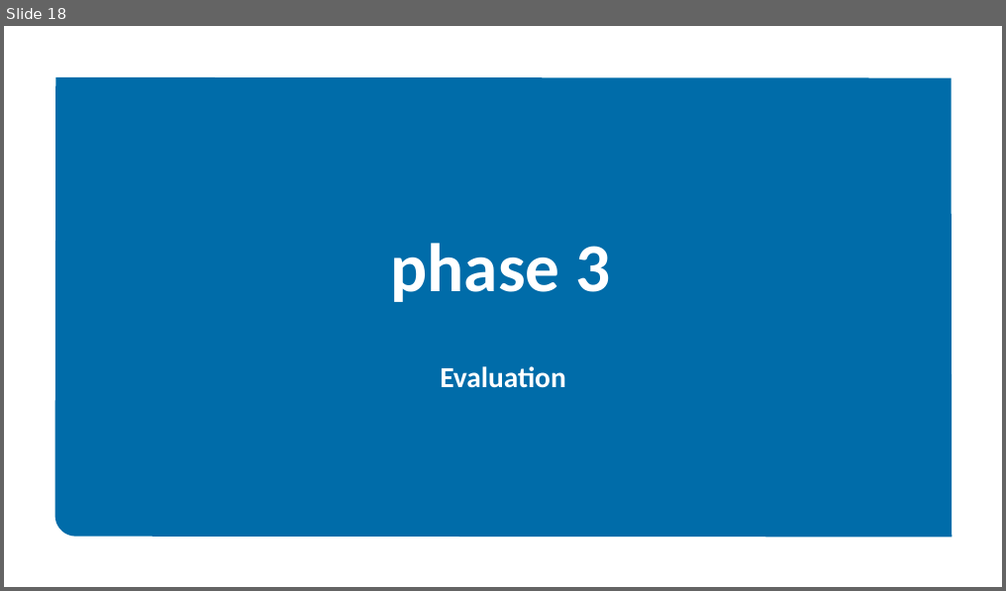
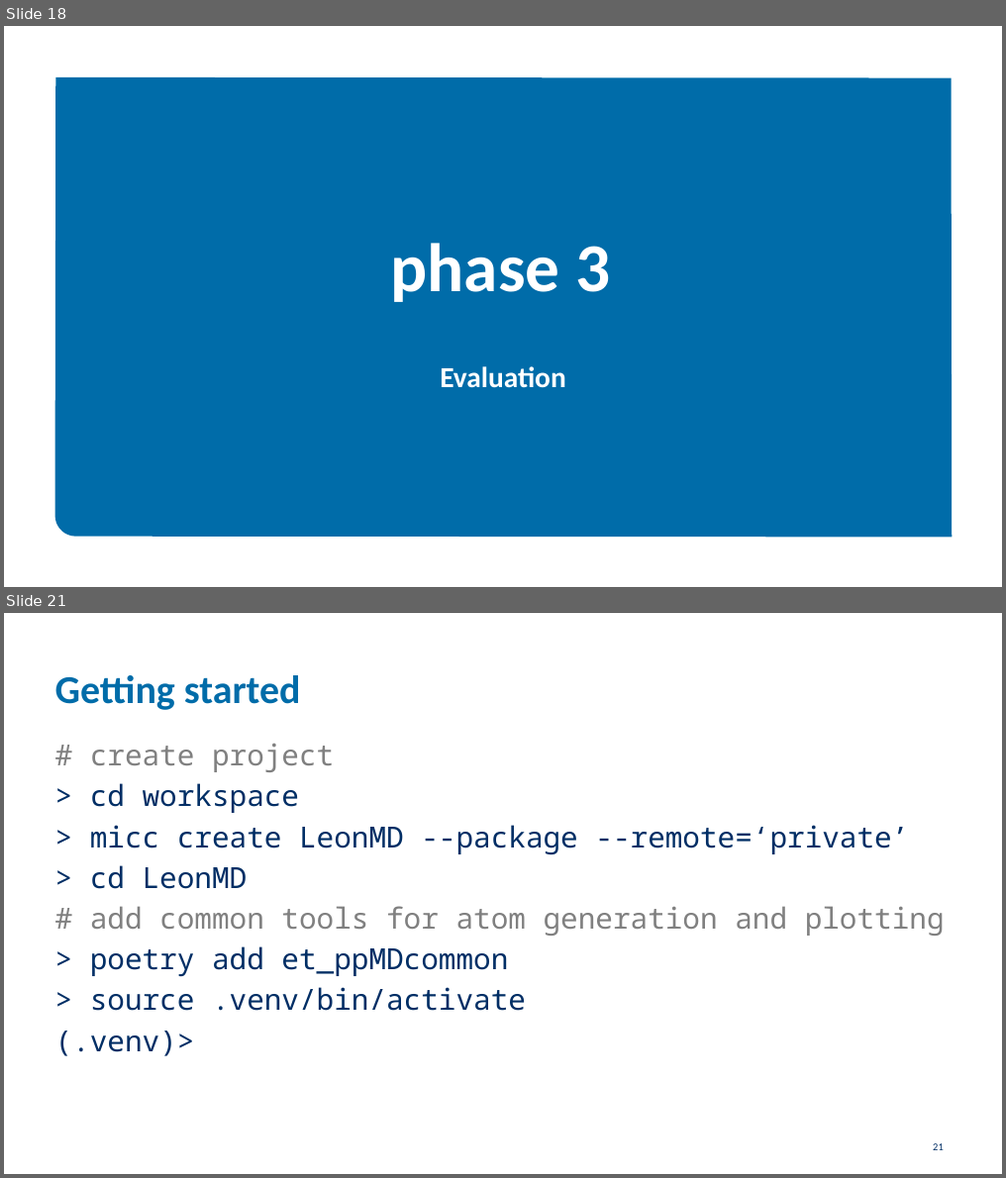
Before and after one commit to etijskens/pp, a slide deck: course-material/assignment-2021.pptx. Shown one above the other, each under a label of ours: slide 18 before the commit, slides 18 and 21 after it; the slides between them are not shown. The pictures are 1006x591 and 1006x1178 pixels, drawn with LibreOffice and Linux fonts; fonts in the diff are those of the drawing; background and template pictures are left out. Boxes give left, top, right and bottom in pixels: in the first picture for what was removed or moved away, otherwise in the second. Text is boxed around its words. In the diff, an @@ line names an element or a change of style, - is before the commit and + after.

```diff
--- a/course-material/assignment-2021.pptx
+++ b/course-material/assignment-2021.pptx
@@ slide 21 added at (4,613,1002,1174), background #FFFFFF @@
@@ title added at (55,675,301,710), 38 pt, text #006CA9, bold @@
+Getting started
@@ text added at (55,744,944,1057), 28 pt, text #002E65 @@
+# create project
+> cd workspace
+> micc create LeonMD --package --remote=‘private’
+> cd LeonMD
+# add common tools for atom generation and plotting
+> poetry add et_ppMDcommon
+> source .venv/bin/activate
+(.venv)>
@@ page number added at (933,1144,944,1151), 10 pt, text #002E65 @@
+21
```
Also in this commit, not shown: 4 slides changed, 3 other slides added, 1 other file.
